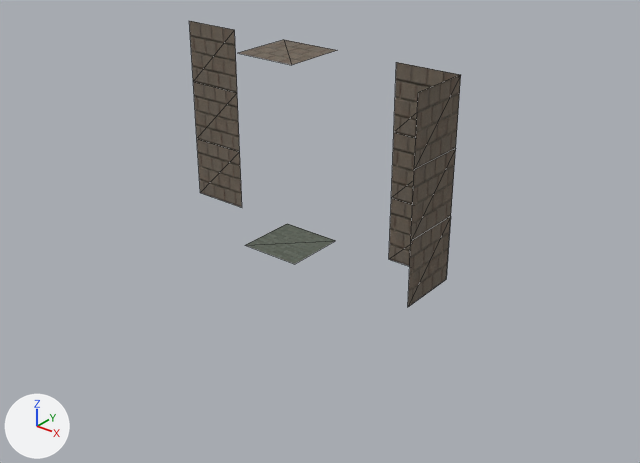
Renders of the glTF model assets/models/simple stone dungeon 64x.glb from each side of a commit.
Before and after are seen from a 50 mm camera at (10.05, -9.34, 6.16) aimed at (3.39, -1.0, 1.0). Arrows for +X, +Y and +Z are at lower left; the lights stay in place. Mesh edges are drawn as thin lines. Vertices at the same position are counted once.

The first picture shows 'corner-col', 'open-col', 'wall-col'.
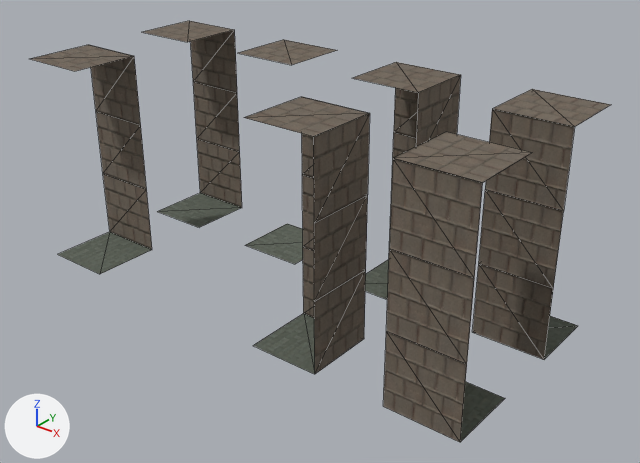
Location of each change, [x1, y1, x2, y2] in pixels of the pictures (640 x 463 px):
'corner--out-lr-col.002', added: after [383, 132, 532, 442]
'corner-out-ud-col.002', added: after [473, 89, 610, 359]
'corner-in-lr-col.001', added: after [244, 97, 370, 374]
'corner-col', reshaped (49% wider): before [389, 62, 461, 307]; after [353, 62, 461, 299]
'wall-lr-col.001', added: after [31, 45, 152, 274]
'wall-ud-ud-col', added: after [143, 21, 242, 228]
'wall-col', deleted: before [189, 21, 242, 207]
part 1 of me_plane_006, built on: before [408, 216, 451, 307]; after [353, 62, 459, 299]

The change in detail:
me_plane_006 is used by ob_corner_col; location (4.0, 0.0, 0.0).
Verts and faces of me_plane_006; kept vertices keep their numbers, new ones are numbered from 13.
Before the commit, vertices of me_plane_006: 0 (-0.5, 0.5, 0.0) at pixel (388, 259), 1 (0.5, 0.5, 0.0) at pixel (446, 279), 3 (0.5, 0.5, 1.0) at pixel (450, 216), 6 (-0.5, 0.5, 3.0) at pixel (396, 62), 7 (0.5, 0.5, 3.0) at pixel (460, 74).
Before the commit, vertices of me_plane_006: 8 (0.5, -0.5, 0.0) at pixel (407, 307), 9 (0.5, 0.5, 0.0) at pixel (446, 279), 10 (0.5, -0.5, 1.0) at pixel (410, 241), 12 (0.5, -0.5, 3.0) at pixel (418, 92).
me_plane_006 had 13 vertices, 12 faces and spanned x -0.5..0.5, y -0.5..0.5, z 0.0..3.0.
me_plane_006 now has 15 vertices, 16 faces and spans x -0.5..0.5, y -0.5..0.5, z 0.0..3.0.
Part 1, on me_plane_006:
Vertices deleted: 9 (with the faces that use them).
Faces deleted: (3, 10, 8).
New vertices 13, 14, 15 stand at vertices 0, 1, 6, in that order, plus (0.0, -1.0, 0.0).
New faces: (1, 13, 8), (0, 13, 1), (6, 7, 12), (6, 12, 15), (1, 3, 14), (3, 10, 14).
Mesh me_plane_010 is new.
It has 20 vertices, 16 faces and spans x -0.5..0.5, y -0.5..0.5, z 0.0..3.0.
It uses material mat_material_001.
Mesh me_plane_009 is new.
It has 20 vertices, 16 faces and spans x -0.5..0.5, y -0.5..0.5, z 0.0..3.0.
It uses material mat_material_001.
Mesh me_plane_008 is new.
It has 15 vertices, 16 faces and spans x -0.5..0.5, y -0.5..0.5, z 0.0..3.0.
It uses material mat_material_001.
Mesh me_plane_003 is new.
It has 16 vertices, 10 faces and spans x -0.5..0.5, y -0.5..0.5, z 0.0..3.0.
It uses material mat_material_001.
Mesh me_plane_1 is new.
It has 12 vertices, 10 faces and spans x -0.5..0.5, y -0.5..0.5, z 0.0..3.0.
It uses material mat_material_001.
Object 'wall-col' (ob_wall_col) is deleted.
Object 'corner--out-lr-col.002' (ob_corner__out_lr_col_002) is new; it shows me_plane_010.
Its location is (6.0, -2.0, 0.0).
Object 'corner-in-lr-col.001' (ob_corner_in_lr_col_001) is new; it shows me_plane_009.
Its location is (4.0, -2.0, 0.0).
Object 'corner-out-ud-col.002' (ob_corner_out_ud_col_002) is new; it shows me_plane_008.
Its location is (6.0, 0.0, 0.0).
Object 'wall-lr-col.001' (ob_wall_lr_col_001) is new; it shows me_plane_003.
Its location is (0.0, -2.0, 0.0).
Object 'wall-ud-ud-col' (ob_wall_ud_ud_col) is new; it shows me_plane_1.
Its location is (0.0, 0.0, 0.0).
